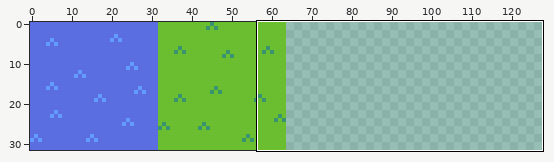
File history of a sprite sheet, Maurice/Random Map Generator/Tiles/Tiles.png. Above: a wide view before the commit, with the close-up outlined.
Close-up. First the earlier version:
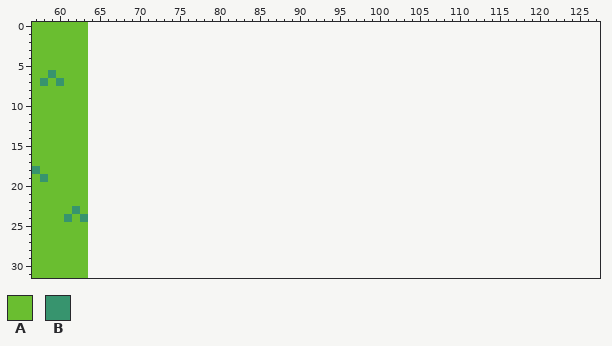
The file is 64x32 pixels. Shown: x 57..127, y 0..31. The old version is drawn lined up with the new one, on the new canvas.
Palette (. is transparent): A #6abe30  B #37946e
Pixels before, first column x 57:
 0 AAAAAAA
 1 AAAAAAA
 2 AAAAAAA
 3 AAAAAAA
 4 AAAAAAA
 5 AAAAAAA
 6 AABAAAA
 7 ABABAAA
 8 AAAAAAA
 9 AAAAAAA
10 AAAAAAA
11 AAAAAAA
12 AAAAAAA
13 AAAAAAA
14 AAAAAAA
15 AAAAAAA
16 AAAAAAA
17 AAAAAAA
18 BAAAAAA
19 ABAAAAA
20 AAAAAAA
21 AAAAAAA
22 AAAAAAA
23 AAAAABA
24 AAAABAB
25 AAAAAAA
26 AAAAAAA
27 AAAAAAA
28 AAAAAAA
29 AAAAAAA
30 AAAAAAA
31 AAAAAAA
After:
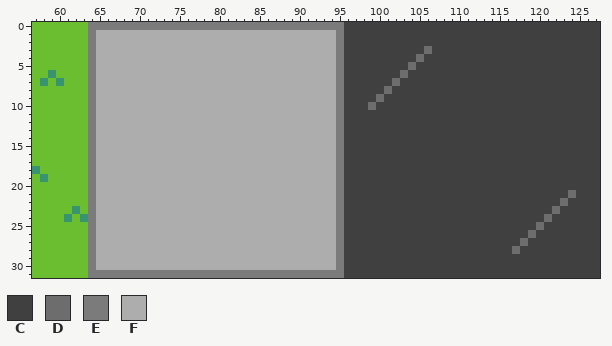
Colours new in this view: C #404040  D #6d6d6d  E #7b7b7b  F #adadad
The edit:
canvas 64x32 -> 128x32
y 0: x 64..127 ................................................................ -> EEEEEEEEEEEEEEEEEEEEEEEEEEEEEEEECCCCCCCCCCCCCCCCCCCCCCCCCCCCCCCC
y 1..2: x 64..127 ................................................................ -> EFFFFFFFFFFFFFFFFFFFFFFFFFFFFFFECCCCCCCCCCCCCCCCCCCCCCCCCCCCCCCC
y 3: x 64..127 ................................................................ -> EFFFFFFFFFFFFFFFFFFFFFFFFFFFFFFECCCCCCCCCCDCCCCCCCCCCCCCCCCCCCCC
y 4: x 64..127 ................................................................ -> EFFFFFFFFFFFFFFFFFFFFFFFFFFFFFFECCCCCCCCCDCCCCCCCCCCCCCCCCCCCCCC
y 5: x 64..127 ................................................................ -> EFFFFFFFFFFFFFFFFFFFFFFFFFFFFFFECCCCCCCCDCCCCCCCCCCCCCCCCCCCCCCC
y 6: x 64..127 ................................................................ -> EFFFFFFFFFFFFFFFFFFFFFFFFFFFFFFECCCCCCCDCCCCCCCCCCCCCCCCCCCCCCCC
y 7: x 64..127 ................................................................ -> EFFFFFFFFFFFFFFFFFFFFFFFFFFFFFFECCCCCCDCCCCCCCCCCCCCCCCCCCCCCCCC
y 8: x 64..127 ................................................................ -> EFFFFFFFFFFFFFFFFFFFFFFFFFFFFFFECCCCCDCCCCCCCCCCCCCCCCCCCCCCCCCC
y 9: x 64..127 ................................................................ -> EFFFFFFFFFFFFFFFFFFFFFFFFFFFFFFECCCCDCCCCCCCCCCCCCCCCCCCCCCCCCCC
y 10: x 64..127 ................................................................ -> EFFFFFFFFFFFFFFFFFFFFFFFFFFFFFFECCCDCCCCCCCCCCCCCCCCCCCCCCCCCCCC
y 11..20: x 64..127 ................................................................ -> EFFFFFFFFFFFFFFFFFFFFFFFFFFFFFFECCCCCCCCCCCCCCCCCCCCCCCCCCCCCCCC
y 21: x 64..127 ................................................................ -> EFFFFFFFFFFFFFFFFFFFFFFFFFFFFFFECCCCCCCCCCCCCCCCCCCCCCCCCCCCDCCC
y 22: x 64..127 ................................................................ -> EFFFFFFFFFFFFFFFFFFFFFFFFFFFFFFECCCCCCCCCCCCCCCCCCCCCCCCCCCDCCCC
y 23: x 64..127 ................................................................ -> EFFFFFFFFFFFFFFFFFFFFFFFFFFFFFFECCCCCCCCCCCCCCCCCCCCCCCCCCDCCCCC
y 24: x 64..127 ................................................................ -> EFFFFFFFFFFFFFFFFFFFFFFFFFFFFFFECCCCCCCCCCCCCCCCCCCCCCCCCDCCCCCC
y 25: x 64..127 ................................................................ -> EFFFFFFFFFFFFFFFFFFFFFFFFFFFFFFECCCCCCCCCCCCCCCCCCCCCCCCDCCCCCCC
y 26: x 64..127 ................................................................ -> EFFFFFFFFFFFFFFFFFFFFFFFFFFFFFFECCCCCCCCCCCCCCCCCCCCCCCDCCCCCCCC
y 27: x 64..127 ................................................................ -> EFFFFFFFFFFFFFFFFFFFFFFFFFFFFFFECCCCCCCCCCCCCCCCCCCCCCDCCCCCCCCC
y 28: x 64..127 ................................................................ -> EFFFFFFFFFFFFFFFFFFFFFFFFFFFFFFECCCCCCCCCCCCCCCCCCCCCDCCCCCCCCCC
y 29..30: x 64..127 ................................................................ -> EFFFFFFFFFFFFFFFFFFFFFFFFFFFFFFECCCCCCCCCCCCCCCCCCCCCCCCCCCCCCCC
y 31: x 64..127 ................................................................ -> EEEEEEEEEEEEEEEEEEEEEEEEEEEEEEEECCCCCCCCCCCCCCCCCCCCCCCCCCCCCCCC
Pixel boxes of the changes (left, top, right, bottom) in both close-ups:
added: (88, 22, 600, 278)
